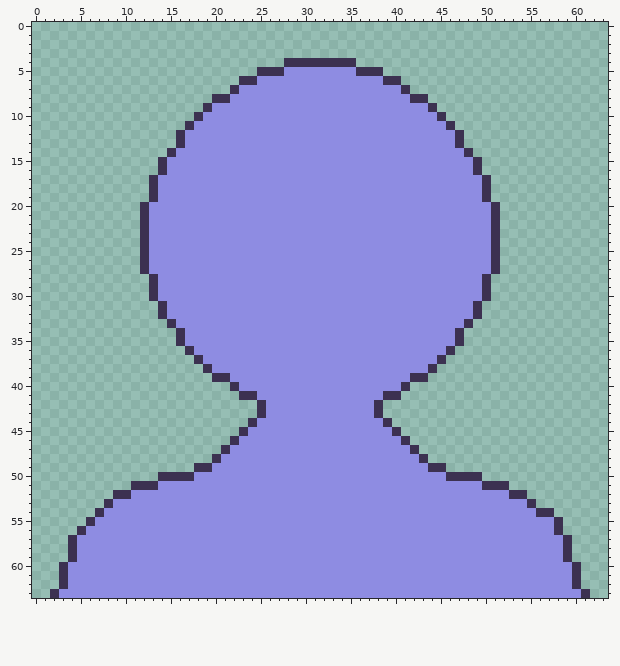
A pixel-art sprite gets an edit: jamAssets/portraits/MCPortrait.png. The first picture shows the starting point.
The file is 64x64 pixels.
After the commit:
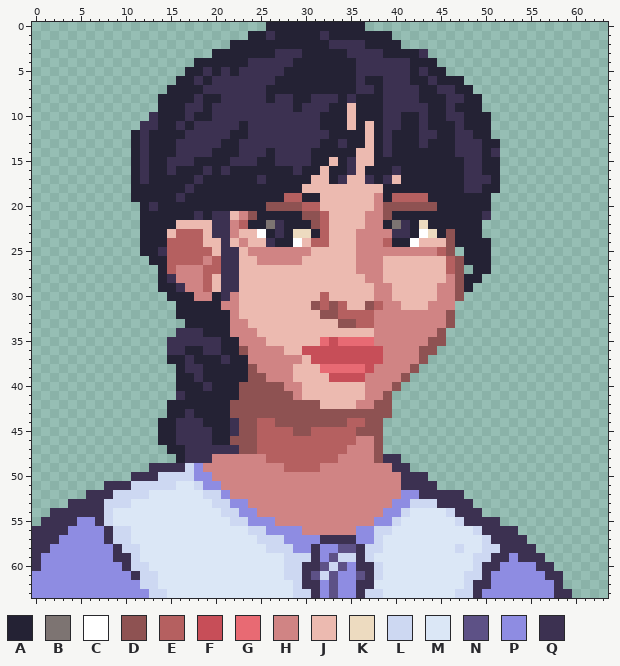
Palette (. is transparent): A #242234  B #7d7472  C #ffffff  D #8e5252  E #b56060  F #c74e58  G #e86a73  H #d08484  J #ecbab0  K #eddbc0  L #cdd8f2  M #dbe7f6  N #5d5186  P #8e8ce2  Q #3c3151
Change:
Changed rows in their new state; - is an unchanged pixel.
first column x 0:
 0 --------------------------AAAAAAAAAAA-------------------------
 1 ------------------------AAQAAAAAQAAAAAAA----------------------
 2 ----------------------AAAAAAAAAAAQQQQAAAA---------------------
 3 --------------------AAAAAAAQQQAAAAAQQQQAAAAQ------------------
 4 ------------------AAAAAAQQQQ-AAAAAAAQQQQQQAAA-----------------
 5 -----------------AAQAQAQQ---AAAAAAAA---QQQAQAA----------------
 6 ----------------AAQAQQQ--QQAAAAAAAAAQAA--QAAQAAA--------------
 7 ---------------AAAAQQQ-QQQAAAAAAAAAAQQAQQ-QAAQQAA-------------
 8 --------------AAAAQAA-QQQQAQQAAQQQAQAAAQQQ-AAAQQAA------------
 9 --------------AAAQQAQQQQQQQQQAQQQAAJAAAQQQQQAAQAAA------------
10 -------------QAAAQAAQQQQQQQQQQQQAAAJAAAQQAAQAAQQAAA-----------
11 ------------QQAAQAQQQQQAQQQQQQQQAAAJAJAQQAAQAAAQAAA-----------
12 -----------AQAAAAQQQQQAAQQQQQQQQQAAAAJAQAAAQQAA-QAA-----------
13 -----------AQAAA-QQQQAAQQQQQQQQQAAQAAJAQAAAQAAA-QQAA----------
14 -----------AQAAAQQQQAAAQQQAQQQQAAAAAJJAQAAAAAAAQ-QAQ----------
15 -----------AQAAQQQAAAAQQQAAQQQQAAJAQJJAAAAAAAAAAQ-AA----------
16 -----------AQAAQAAAQAQAAAAAAAQAAJAAQJAAAQAAAAAAAQ-AA----------
17 -----------AQAAAAAQAAAAAAQAAAAAJJAQJJQAQJAAAAAAAQQ-A----------
18 -----------AAAAAAQAAAAAAAAAAAAJJJJJJJJJAAAAAAAAAQQAA----------
19 -----------AAAAAQAAAAAAAAAAAEEAAJJJJJJHAEEEEAAAAAAA-----------
20 ------------AQAAAAAAAAAAAADDDDEEJJJJJJHDDDDDDAAAAAA.----------
21 ------------AAAAAAQAQQJHDAAAAADDEJJJJHHDAAAAAAAAAAQ.----------
22 ------------AAAAJJJJQQHEAABQAAADEJJJJHHABQAKAAAAAA..----------
23 ------------AAAJEEEJQQHJJCAQAKKAEJJJHHHHQQACKADAAA..----------
24 ------------AAAEEEEJJQJHJJQAACJEEJJJHHHEAACJJJDAAAA.----------
25 ------------AAQEEEEEJQQJHHHHHHHJJJJJHHHHHHHHHED.AAA.----------
26 ------------.AAEEEEHEQQJJHHHHHJJJJJJHHHJJJJJJJEDAAA.----------
27 ------------..AEHHHEEQQJJJJJJJJJJJJJHHHJJJJJJJED.AA.----------
28 -------------.AQHHHEJQQJJJJJJJJJJJJJJHHJJJJJJJHDAA.-----------
29 -------------.AAQHHEJQQJJJJJJJJJJJJJJJHHJJJJJHHDA..-----------
30 -------------..AAAHHAQHJJJJJJJJJEJJJJJHHJJJJJHHD...-----------
31 --------------..AAAAAHHJJJJJJJJDEDEJJDEHHJJJHHH...------------
32 --------------..AAAAAAHJJJJJJJJJDDEEEEHHHHHHHHD...------------
33 ---------------..AAAAAHHJJJJJJJJJJDDEEHHHHHHHHD..-------------
34 -----------------QQAAAHHHJJJJJJJJJJJJJHHHHHHHD..--------------
35 ---------------Q-QQQQAAHHHJJJJJJGFGGGGHHHHHHDD..--------------
36 ---------------QQAAQQAADHHHHJJFFFFFFFFFHHHHDD..---------------
37 ---------------AAQAAAQAAHHHHHHJFFFFFFFFHHHHD..----------------
38 ----------------AQQAAAAADHHHHJJJGGGGGFHHHHD..-----------------
39 ----------------AAQAAAAADDHHHJJJJFFFFHHHHD..------------------
40 ----------------AAAQAAADDDDDHHJJJJJJJHHHD.--------------------
41 ----------------QAAAAAADDDDDDHJJJJJJJHHD.---------------------
42 ---------------AAAAAAADDDDDDDDDDJJJJHHDD----------------------
43 ---------------AAQAAAADDDDDDDDDDDDDDDDDD----------------------
44 --------------AAQQQAAAQDDEEDDDDDDDDEEDD.----------------------
45 --------------AAQQQQAAQDDEEEEDDEEEEEDDD..---------------------
46 --------------AAQQQQAADDDEEEEEEEEEEEHHD...--------------------
47 ---------------AAQQQQ-QDDEEEEEEEEEEHHHD....-------------------
48 ----------------AQQQHHHHHHEEEEEEEEHHHHDQQ...------------------
49 -------------QQQQLPHHHHHHHHHEEEEHHHHHHHHQQ....----------------
50 -----------QQQLLLL--HHHHHHHHHHHHHHHHHHHHHQQQ......------------
51 --------QQQLLLLLMML--HHHHHHHHHHHHHHHHHHHHQQQQ........---------
52 ------QQQLLLLMMMMMMLL-HHHHHHHHHHHHHHHHHHH--QQQQQ.......-------
53 ----QQQQLLLMMMMMMMMMLL--HHHHHHHHHHHHHHHH--LLLQQQQ.......------
54 --QQQQQ-LMMMMMMMMMMMMLL--HHHHHHHHHHHHHH--LMMMMLQQQ........----
55 -QQQQPPQLMMMMMMMMMMMMMLL---HHHHHHHHHHH--LMMMMMMLQQQQ.......---
56 QQQQPP--QLLMMMMMMMMMMMMMLL----HHHHHH--LLMMMMMMMMMLQQQQ.....---
57 QQQPP---QLLMMMMMMMMMMMMMMLLL----QQQQ--LMMMMMMMMMMMLQQQQ.....--
58 QQPPP----QLLMMMMMMMMMMMMMMLLL--Q--NNQLLMMMMMMMMLMMLLQQQQ....--
59 QPPPP----QQLMMMMMMMMMMMMMMMMLLLQ-NLLQLMMMMMMMMMMMLLQQ-QQQ...--
60 QPPP------QLLMMMMMMMMMMMMMMMLLQQNLN-QQLMMMMMMMMMMLQQ----QQ...-
61 PPPP-------QLLMMMMMMMMMMMMMMLLQNLN--NQLMMMMMMMMMLLQ------QQ..-
62 PPPP--------LLMMMMMMMMMMMMMMMLQQ-N--QQMMMMMMMMMMLQQ-------Q..-
63 PPP----------LLMMMMMMMMMMMMMMLLQ-N--QLLMMMMMMMMLLQ--------QQ..
